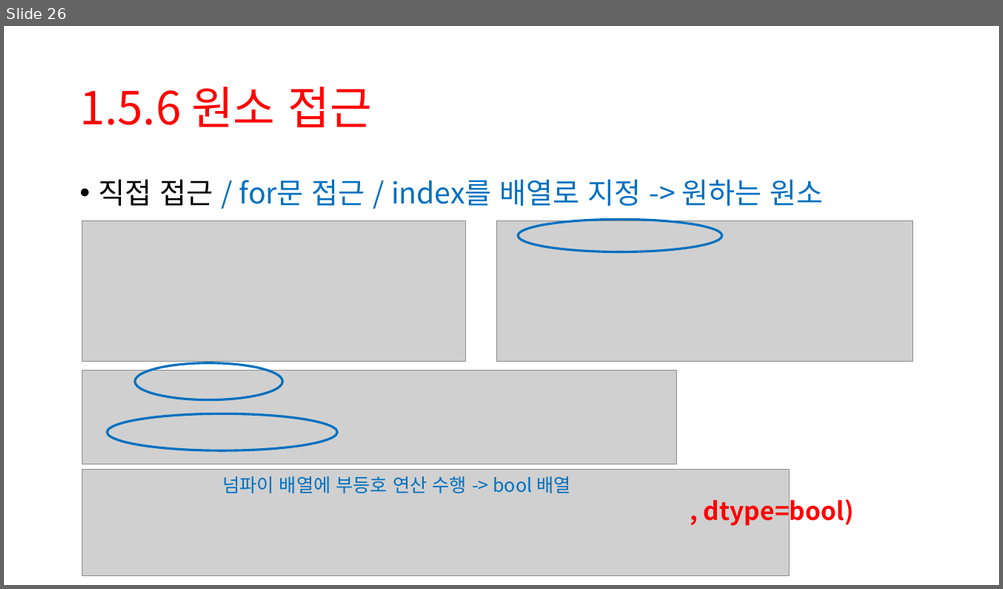
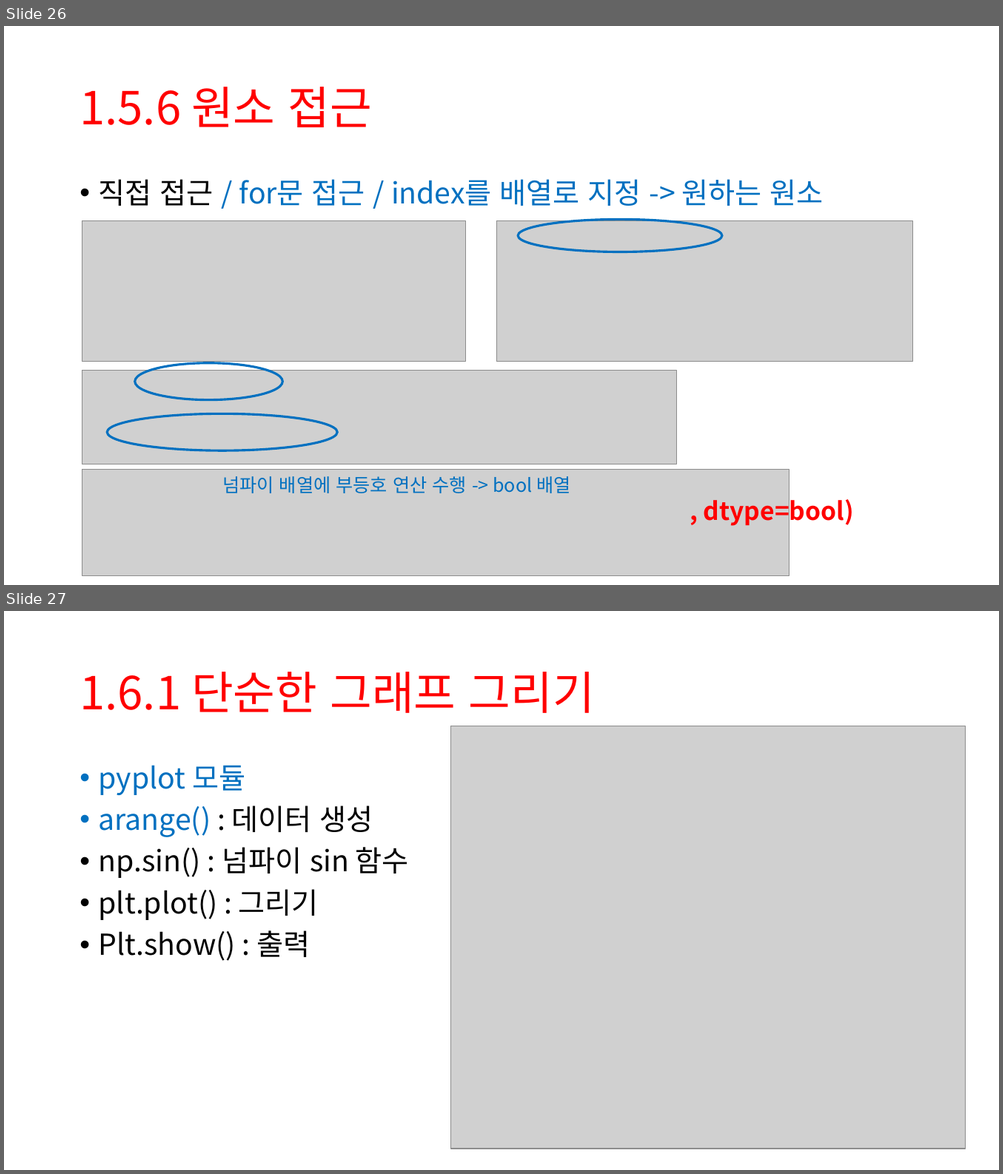
Before and after one commit to UIJIh/2024, a slide deck: DeepLearningFromScratch/ch01/dlfs_ch01.pptx. Shown one above the other, each under a label of ours: slide 26 before the commit, slides 26 and 27 after it. The pictures are 1003x589 and 1003x1174 pixels, drawn with LibreOffice and Linux fonts; fonts in the diff are those of the drawing; grey boxes stand for pictures. Boxes give left, top, right and bottom in pixels: in the first picture for what was removed or moved away, otherwise in the second. Text is boxed around its words. In the diff, an @@ line names an element or a change of style, - is before the commit and + after.

```diff
--- a/DeepLearningFromScratch/ch01/dlfs_ch01.pptx
+++ b/DeepLearningFromScratch/ch01/dlfs_ch01.pptx
@@ slide 27 added at (4,611,999,1170), background #FFFFFF @@
@@ title added at (79,672,595,713), 44 pt, text #FF0000 @@
+1.6.1 단순한 그래프 그리기
@@ picture added at (451,726,965,1149) @@
@@ text added at (99,765,409,961), 28 pt, text #000000 @@
+• pyplot 모듈
+• arange() : 데이터 생성
+• np.sin() : 넘파이 sin 함수
+• plt.plot() : 그리기
+• Plt.show() : 출력
```
Also in this commit, not shown: 1 slide changed, 4 other slides added, 1 slide removed, 5 other files.
